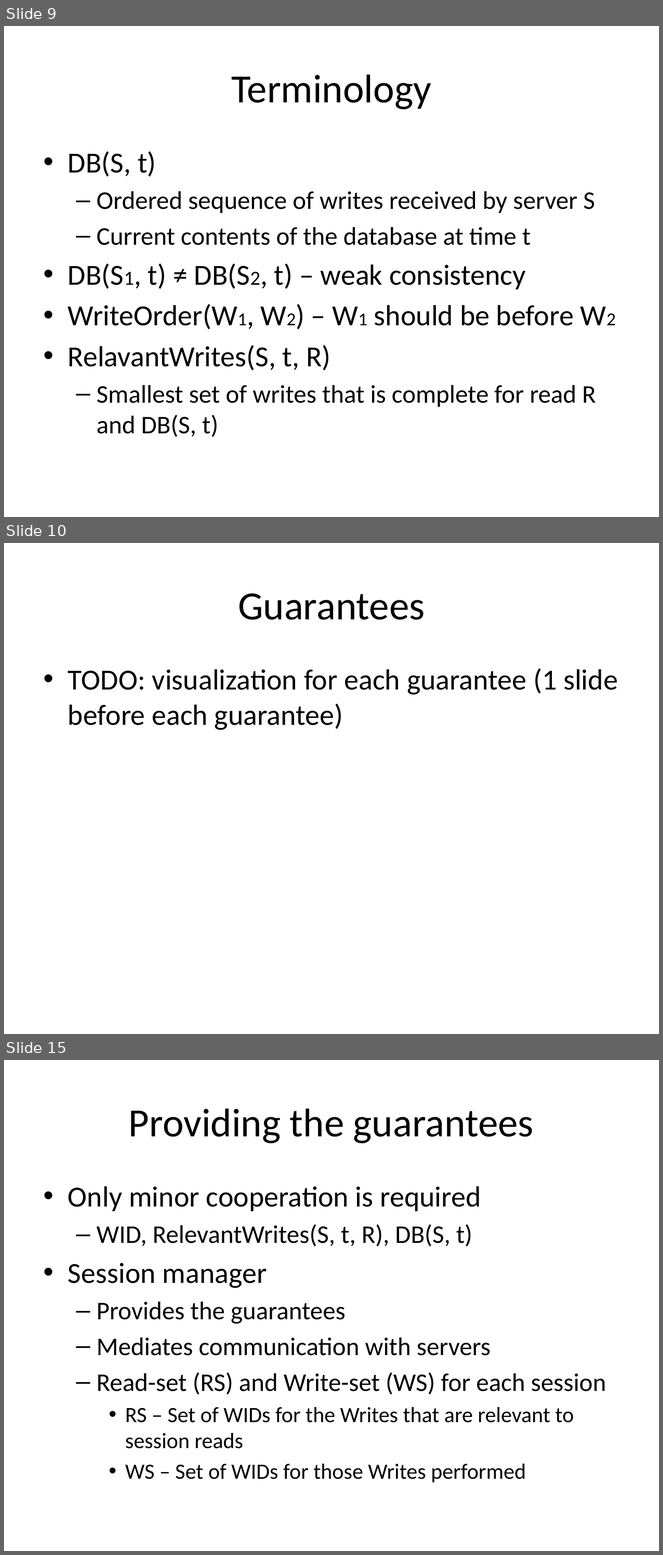
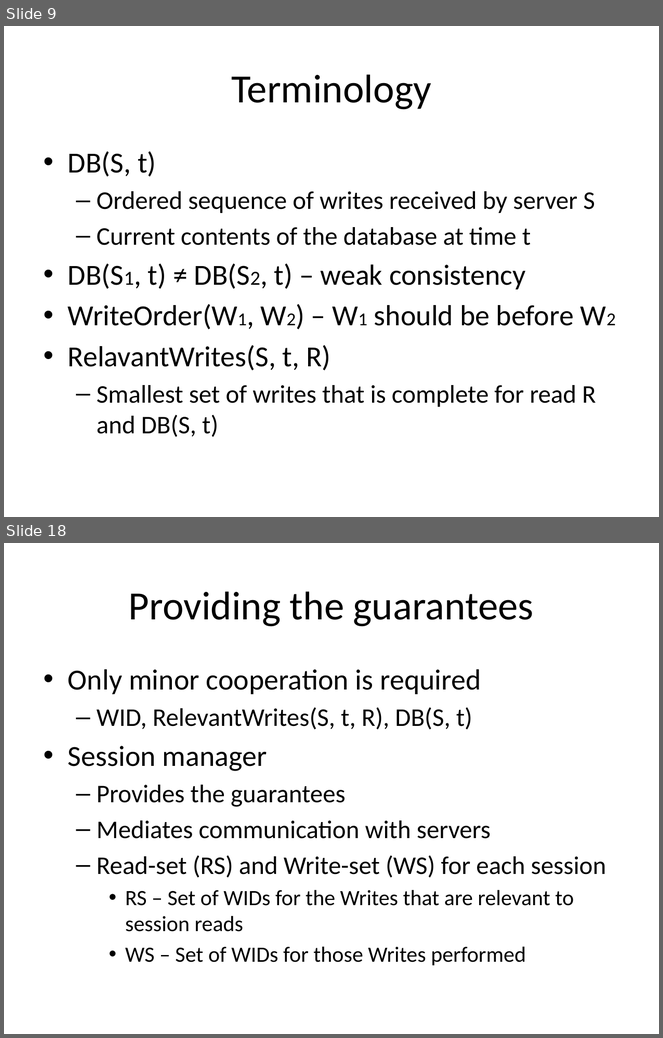
Before and after one commit to balidani/bomberman, a slide deck: presentation/slides_daniel.pptx. Shown one above the other, each under a label of ours: slides 9, 10 and 15 before the commit, slides 9 and 18 after it; the slides between them are not shown. The pictures are 663x1555 and 663x1038 pixels, drawn with LibreOffice and Linux fonts; fonts in the diff are those of the drawing. Boxes give left, top, right and bottom in pixels: in the first picture for what was removed or moved away, otherwise in the second. Text is boxed around its words. In the diff, an @@ line names an element or a change of style, - is before the commit and + after.

Commit message:
Updated Guarantees and Related work

```diff
--- a/presentation/slides_daniel.pptx
+++ b/presentation/slides_daniel.pptx
@@ slide 10 removed at [4,543,659,1034], background #FFFFFF @@
@@ title removed at [238,593,425,620] @@
-Guarantees
@@ text removed at [68,668,618,730] @@
-• TODO: visualization for each guarantee (1 slide before each guarantee)
@@ what was slide 15 is now slide 18 @@
```
Also in this commit, not shown: 4 slides changed, 5 slides added.
